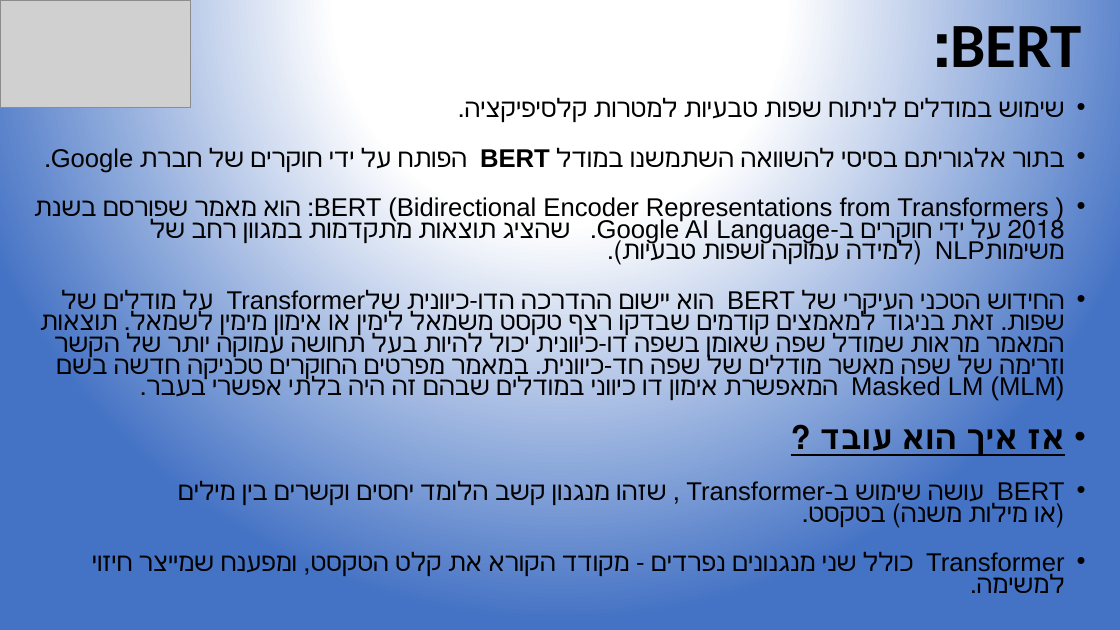
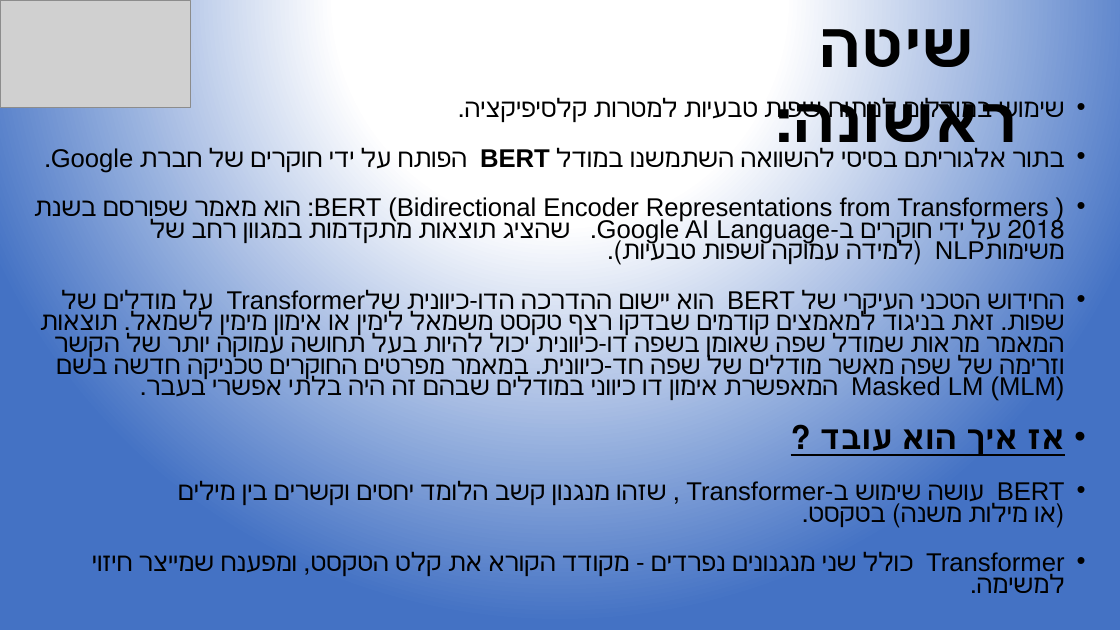
Before and after one commit to matannagar/SMS-Phishing-Detection-Semi-Supervised, a slide deck: slide 4 of project.pptx (slide 5 before the commit). Drawn at 1120x630 pixels with LibreOffice and Linux fonts; fonts in the diff are those of the drawing; grey boxes stand for pictures. Boxes give left, top, right and bottom in pixels: in the first picture for what was removed or moved away, otherwise in the second. Text is boxed around its words. In the diff, an @@ line names an element or a change of style, - is before the commit and + after.

```diff
--- a/project.pptx
+++ b/project.pptx
@@ text at (x1=777, y1=17, x2=1017, y2=160): text changed @@
-BERT:
+שיטה ראשונה:
```
Also in this commit, not shown: 6 other slides changed, 2 slides added, 5 slides removed, 38 other files.
